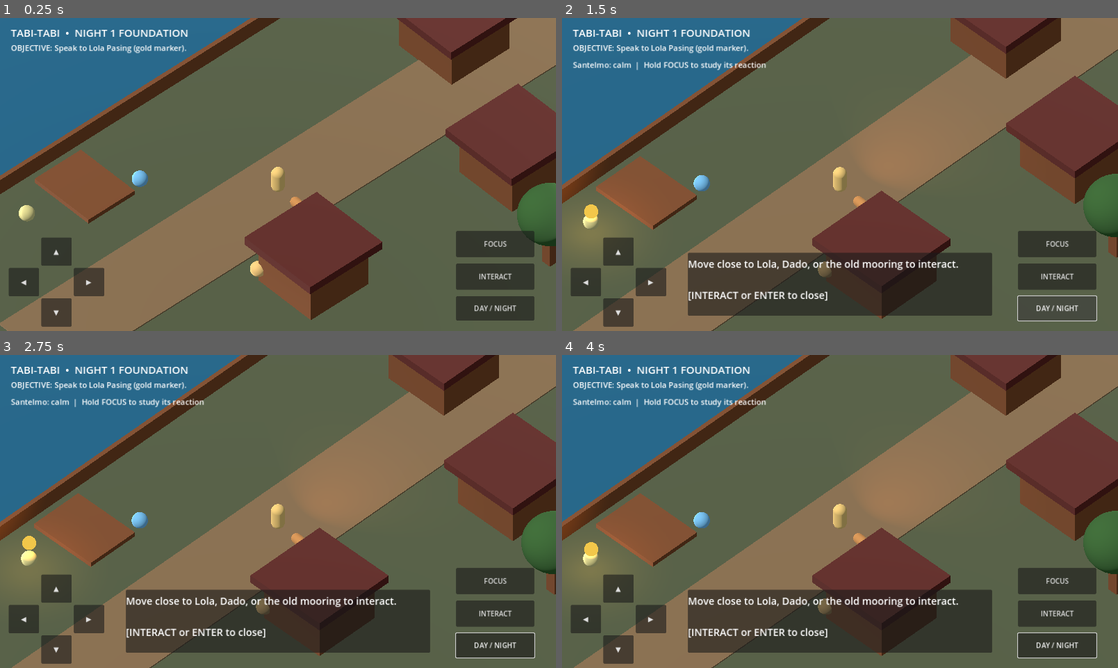
Above: before the commit, frames 1-4 (two rows, left to right).
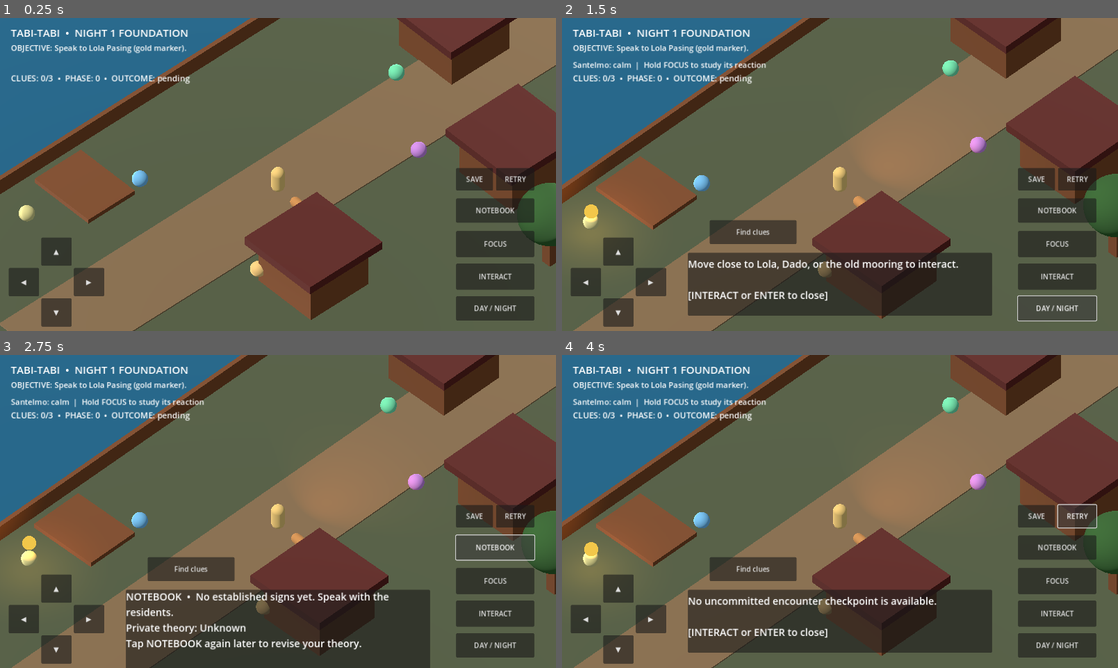
Above: after the commit, the same moments.

Repository: LokiJ07/Tabi-tabi
Game: Godot game, scene res://scenes/main.tscn
Same seed, same stepped clock (60 frames per second), same inputs: the game is played once before the commit and once after it.
Inputs (mouse positions are in pixels of both pictures, inside the frame that each line leads up to):
- Up to frame 1 (0.25 s): no input
- Up to frame 2 (1.5 s): click "INTERACT" at 0.5 s; click "DAY / NIGHT" at 1.25 s
- Up to frame 3 (2.75 s): click (494, 549) at 2 s, where only the run after the commit has a clickable "NOTEBOOK"
- Up to frame 4 (4 s): click (1034, 517) at 2.75 s, where only the run after the commit has a clickable "SAVE"; click (1079, 517) at 3.5 s, where only the run after the commit has a clickable "RETRY"

The runs differ from the first frame. In frame 1, 2.4% of the frame differs, in the area x 2-97%, y 14-66%; in frame 2, 3.6%; in frame 3, 8.0%, in the area x 2-97%, y 13-100%; in frame 4, 4.5%.

Commit message:
feat: implement Night 1 evidence and branching encounter prototype with state regression tests

Diff:
--- /dev/null
+++ b/scripts/core/save_service.gd
@@ -0,0 +1,42 @@
+extends RefCounted
+## Prototype offline persistence with schema validation and atomic replacement.
+const PATH := "user://night01_save.json"
+
+
+static func write(model: RefCounted, world_night: bool) -> bool:
+	var payload := {"schema": 1, "night": world_night, "state": model.to_dict()}
+	var temp := PATH + ".tmp"
+	var file := FileAccess.open(temp, FileAccess.WRITE)
+	if file == null:
+		return false
+	file.store_string(JSON.stringify(payload))
+	file.flush()
+	file.close()
+	# Keep the previous file until the replacement file was successfully written.
+	var absolute := ProjectSettings.globalize_path(PATH)
+	var absolute_temp := ProjectSettings.globalize_path(temp)
+	if FileAccess.file_exists(PATH):
+		var backup := absolute + ".bak"
+		DirAccess.copy_absolute(absolute, backup)
+		DirAccess.remove_absolute(absolute)
+	if DirAccess.rename_absolute(absolute_temp, absolute) != OK:
+		return false
+	return true
+
+
+static func read(model: RefCounted) -> Dictionary:
+	if not FileAccess.file_exists(PATH):
+		return {}
+	var file := FileAccess.open(PATH, FileAccess.READ)
+	if file == null:
+		return {}
+	var parsed: Variant = JSON.parse_string(file.get_as_text())
+	file.close()
+	if typeof(parsed) != TYPE_DICTIONARY:
+		return {}
+	if int(parsed.get("schema", -1)) != 1:
+		return {}
+	var raw: Variant = parsed.get("state", {})
+	if typeof(raw) != TYPE_DICTIONARY or not model.from_dict(raw):
+		return {}
+	return {"night": bool(parsed.get("night", false))}
--- a/scripts/main.gd
+++ b/scripts/main.gd
@@ -2,6 +2,8 @@
 ## G1 engine/input spike: an explorable prototype, NOT the completed Night 1.
 ## All primitive geometry is temporary and must be replaced by approved art.
 
+const NightModel = preload("res://scripts/narrative/night01_state.gd")
+const SaveService = preload("res://scripts/core/save_service.gd")
 const PLAYER_SPEED := 4.2
 const COLORS := {
 	"earth": Color(0.30, 0.33, 0.23),
@@ -11,6 +13,9 @@
 	"roof": Color(0.35, 0.15, 0.13),
 	"leaf": Color(0.20, 0.36, 0.17),
 }
+var story = NightModel.new()
+var choice_buttons: Array[Button] = []
+var stage_label: Label
 var player: CharacterBody3D
 var bantay: Node3D
 var camera: Camera3D
@@ -40,6 +45,7 @@
 	_create_camera()
 	_create_lighting()
 	_create_ui()
+	_restore_story()
 	_update_objective()
 
 
@@ -83,6 +89,7 @@
 	elapsed += delta
 	if is_night and santelmo != null:
 		_update_santelmo_reaction(delta)
+		story.alarm = light_alarm
 		santelmo.position.y = 1.7 + 0.23 * sin(elapsed * 2.7)
 		var child_light := santelmo.get_node_or_null("Glow") as OmniLight3D
 		if child_light != null:
@@ -115,6 +122,8 @@
 	_marker("LOLA", Vector3(4, 0.1, 7), Color(0.9, 0.73, 0.44))
 	_marker("DADO", Vector3(-5, 0.1, 7), Color(0.42, 0.68, 0.83))
 	_marker("MOORING", Vector3(-7, 0.1, 13), Color(0.8, 0.76, 0.49))
+	_marker("SABEL", Vector3(3, 0.1, -5), Color(0.75, 0.5, 0.8))
+	_marker("MARA", Vector3(-2, 0.1, -8), Color(0.42, 0.82, 0.61))
 
 
 func _box(name: String, pos: Vector3, size: Vector3, color: Color, solid: bool) -> Node3D:
@@ -276,6 +285,29 @@
 	_make_button(root, "FOCUS", Vector2(1050, 490), Vector2(180, 60), func(): _set_focus(true), func(): _set_focus(false))
 	_make_button(root, "INTERACT", Vector2(1050, 565), Vector2(180, 60), _interact, func(): pass)
 	_make_button(root, "DAY / NIGHT", Vector2(1050, 640), Vector2(180, 56), _toggle_night, func(): pass)
+	_make_button(root, "NOTEBOOK", Vector2(1050, 415), Vector2(180, 56), _open_notebook, func(): pass)
+	_make_button(root, "SAVE", Vector2(1050, 345), Vector2(85, 52), _save_story, func(): pass)
+	_make_button(root, "RETRY", Vector2(1142, 345), Vector2(88, 52), _retry_story, func(): pass)
+	stage_label = Label.new()
+	stage_label.position = Vector2(25, 125)
+	stage_label.add_theme_font_size_override("font_size", 19)
+	root.add_child(stage_label)
+	for i in range(3):
+		var index := i
+		var action := Button.new()
+		action.name = "Choice %d" % i
+		action.anchor_left = 0.5
+		action.anchor_right = 0.5
+		action.anchor_top = 1.0
+		action.anchor_bottom = 1.0
+		action.offset_left = -300 + i * 205
+		action.offset_right = action.offset_left + 200
+		action.offset_top = -255
+		action.offset_bottom = -200
+		action.pressed.connect(func(): _choose_story_action(index))
+		root.add_child(action)
+		choice_buttons.append(action)
+	_refresh_choices()
 	alarm_label = Label.new()
 	alarm_label.position = Vector2(25, 95)
 	alarm_label.add_theme_font_size_override("font_size", 18)
@@ -346,7 +378,7 @@
 		return
 	var closest := ""
 	var distance := 3.4
-	for key in ["LOLA", "DADO", "MOORING"]:
+	for key in ["LOLA", "DADO", "MOORING", "SABEL", "MARA"]:
 		var mark := get_node_or_null(key) as Node3D
 		if mark == null:
 			continue
@@ -357,18 +389,35 @@
 	match closest:
 		"LOLA":
 			talked_to_lola = true
+			story.seen_people["lola"] = true
 			_show_dialogue("LOLA PASING: Ayaw una isulat ang imong gituohan. Paminaw sa, dayon pangita og pamatuod.")
 		"DADO":
 			talked_to_dado = true
+			story.seen_people["dado"] = true
+			story.observe_clue("light_retreat")
 			_show_dialogue("TATAY DADO: Gamay nga kahayag. Kung akong tutokan, mosibog. Kung molingi ko, murag naghulat.")
+		"SABEL":
+			story.seen_people["sabel"] = true
+			_show_dialogue("ALING SABEL: Si Mang Celso usa ka karaang boatman. Ayaw pagsagol sa iyang ngalan sa uban nga nawala.")
+		"MARA":
+			story.seen_people["mara"] = true
+			if story.clues.has("old_mooring"):
+				story.observe_clue("boatman_name")
+				_show_dialogue("TEACHER MARA: Ang ledger nagtawag kang Mang Celso. I-compare nato ang testimonya ug lugar.")
+			else:
+				_show_dialogue("TEACHER MARA: Tan-awa ang karaang mooring una. Ang testimonya kinahanglan ikumpara.")
 		"MOORING":
+			story.observe_clue("old_mooring")
+			if story.seen_people.has("mara"):
+				story.observe_clue("boatman_name")
 			if is_night:
 				encountered_light = true
-				_show_dialogue("The river light flickers near the old mooring. It responds to sustained Focus. Full reflection puzzles and outcomes are not implemented yet.")
+				_show_dialogue("The light waits by the mooring. Observe gently, compare reflections, and honor the forgotten name.")
 			else:
 				_show_dialogue("A weathered mooring by the river. An older name seems to be missing from the record.")
 		_:
 			_show_dialogue("Move close to Lola, Dado, or the old mooring to interact.")
+	_refresh_choices()
 	_update_objective()
 
 
@@ -382,6 +431,9 @@
 
 
 func _toggle_night() -> void:
+	if story.outcome != "":
+		_show_dialogue("The next morning has begun. Your outcome is already committed; no repeat rewards.")
+		return
 	is_night = not is_night
 	lantern.light_energy = 4.5 if is_night else 0.0
 	focus_held = false
@@ -412,6 +464,7 @@
 		add_child(santelmo)
 	if santelmo != null:
 		santelmo.visible = is_night
+	_refresh_choices()
 	_update_objective()
 
 
@@ -424,5 +477,147 @@
 		objective.text = "OBJECTIVE: Inspect the old mooring, then tap DAY / NIGHT."
 	elif not encountered_light:
 		objective.text = "OBJECTIVE: Visit the old mooring at night."
+	elif story.outcome != "":
+		objective.text = "MORNING AFTER: " + story.outcome.to_upper() + " — state saved."
+	elif story.phase == 0:
+		objective.text = "Find three clues (Dado, mooring, Mara), then BEGIN at the river."
+	elif story.phase == 1:
+		objective.text = "Stage 1: Study the light; let its alarm settle, then OBSERVE."
+	elif story.phase == 2:
+		objective.text = "Stage 2: Follow the reflection that matches river current."
+	elif story.phase == 3:
+		objective.text = "Stage 3: Choose remembrance, protection, or retreat."
 	else:
-		objective.text = "REACTION SPIKE: Hold FOCUS near the light; full puzzles and outcomes are next."
+		objective.text = "Night 1 completed."
+
+
+func _refresh_choices() -> void:
+	if stage_label == null:
+		return
+	var names: Array[String] = []
+	if not is_night:
+		names = ["", "", ""]
+	elif story.phase == 0:
+		names = ["BEGIN" if story.can_begin() else "Find clues", "", ""]
+	elif story.phase == 1:
+		names = ["OBSERVE", "", "RETREAT"]
+	elif story.phase == 2:
+		names = ["Follow current", "False mirror", "RETREAT"]
+	elif story.phase == 3:
+		names = ["REMEMBER", "DRIVE AWAY", "RETREAT"]
+	else:
+		names = ["", "", ""]
+	for i in range(choice_buttons.size()):
+		choice_buttons[i].text = names[i]
+		choice_buttons[i].visible = names[i] != ""
+	stage_label.text = "CLUES: %d/3  •  PHASE: %d  •  OUTCOME: %s" % [story.clues.size(), story.phase, story.outcome if story.outcome != "" else "pending"]
+
+
+func _choose_story_action(index: int) -> void:
+	if not is_night or story.outcome != "":
+		return
+	if story.phase == 0:
+		if index == 0 and story.begin():
+			_show_dialogue("The first light rises above the old bank. Watch its response, and do not chase it into the river.")
+	elif story.phase == 1:
+		if index == 2:
+			_commit_night("partial")
+		elif index == 0:
+			if story.advance_observation():
+				_show_dialogue("The light settles. Two reflected patterns appear; only one follows the current.")
+			else:
+				_show_dialogue("The glow flares under direct Focus. Release the lamp and let the light calm.")
+	elif story.phase == 2:
+		if index == 2:
+			_commit_night("partial")
+		elif index == 0:
+			if story.choose_reflection("current_aligned"):
+				_show_dialogue("The real light drifts back to the mooring. You remember the boatman's name: Mang Celso.")
+		else:
+			story.choose_reflection("false_mirror")
+			_show_dialogue("That reflection moves against the water; try comparing it with the current.")
+	elif story.phase == 3:
+		if index == 0:
+			_commit_night("resolve")
+		elif index == 1:
+			_commit_night("drive_away")
+		elif index == 2:
+			_commit_night("partial")
+	_refresh_choices()
+	_update_objective()
+
+
+func _commit_night(result: String) -> void:
+	if result == "partial":
+		if not story.accept_partial():
+			return
+	elif not story.commit_result(result):
+		return
+	is_night = false
+	lantern.light_energy = 0
+	if santelmo != null:
+		santelmo.visible = false
+	var env_node := get_node_or_null("Environment") as WorldEnvironment
+	if env_node != null:
+		env_node.environment.background_color = Color(0.48, 0.68, 0.72)
+	var line := ""
+	match result:
+		"resolve":
+			line = "Morning: Dado says the river has gone quiet. Mang Celso is remembered."
+		"drive_away":
+			line = "Morning: the light has left, but the old mooring feels uneasy."
+		"partial":
+			line = "Morning: Lola welcomes you home. Another way to learn from the river remains."
+	_show_dialogue(line)
+	_save_story_silent()
+
+
+func _open_notebook() -> void:
+	var found: Array[String] = []
+	if story.clues.has("light_retreat"):
+		found.append("Dado reports the light retreats when stared at.")
+	if story.clues.has("old_mooring"):
+		found.append("The light returns to an old safe mooring.")
+	if story.clues.has("boatman_name"):
+		found.append("Mara's records name boatman Mang Celso.")
+	if found.is_empty():
+		found.append("No established signs yet. Speak with the residents.")
+	var hypothesis_line := "Guide gently" if story.hypothesis == "guide" else "Chase away" if story.hypothesis == "chase" else "Unknown"
+	_show_dialogue("NOTEBOOK  •  " + "\n".join(found) + "\nPrivate theory: " + hypothesis_line + "\nTap NOTEBOOK again later to revise your theory.")
+	# The theory is deliberately private and never changes social trust.
+	if story.hypothesis == "":
+		story.choose_hypothesis("chase")
+	elif story.hypothesis == "chase":
+		story.choose_hypothesis("guide")
+	else:
+		story.choose_hypothesis("chase")
+	_refresh_choices()
+
+
+func _save_story_silent() -> void:
+	SaveService.write(story, is_night)
+
+
+func _save_story() -> void:
+	_show_dialogue("Offline story state saved." if SaveService.write(story, is_night) else "Could not write the save file.")
+
+
+func _restore_story() -> void:
+	var data: Dictionary = SaveService.read(story)
+	if data.is_empty():
+		return
+	talked_to_lola = story.seen_people.has("lola")
+	talked_to_dado = story.seen_people.has("dado")
+	if bool(data.get("night", false)) and story.outcome == "":
+		_toggle_night()
+	_refresh_choices()
+
+
+func _retry_story() -> void:
+	if story.retry_from_checkpoint():
+		light_alarm = story.alarm
+		_show_dialogue("Restored the safe encounter checkpoint; no permanent resources were duplicated.")
+	else:
+		_show_dialogue("No uncommitted encounter checkpoint is available.")
+	_refresh_choices()
+	_update_objective()
--- /dev/null
+++ b/scripts/narrative/night01_state.gd
@@ -0,0 +1,137 @@
+extends RefCounted
+## Night 1 canonical outcome / evidence model.
+## No scene nodes, UI or mutable global autoload dependencies.
+
+const REQUIRED := ["light_retreat", "old_mooring", "boatman_name"]
+const RESULTS := ["resolve", "drive_away", "partial"]
+var clues: Dictionary = {}
+var hypothesis := ""
+var phase := 0
+var outcome := ""
+var committed_events: Dictionary = {}
+var seen_people: Dictionary = {}
+var alarm := 0.0
+var checkpoint: Dictionary = {}
+var revision_count := 0
+
+
+func observe_clue(id: String) -> bool:
+	if not REQUIRED.has(id) or clues.has(id):
+		return false
+	clues[id] = true
+	return true
+
+
+func choose_hypothesis(value: String) -> void:
+	if hypothesis != "" and hypothesis != value:
+		revision_count += 1
+	hypothesis = value
+
+
+func has_complete_evidence() -> bool:
+	for id in REQUIRED:
+		if not clues.has(id):
+			return false
+	return true
+
+
+func can_begin() -> bool:
+	return outcome == "" and phase == 0 and has_complete_evidence()
+
+
+func begin() -> bool:
+	if not can_begin():
+		return false
+	phase = 1
+	checkpoint = to_dict()
+	return true
+
+
+func advance_observation() -> bool:
+	if phase != 1:
+		return false
+	# Releasing sustained direct light leaves the spirit calm enough to observe.
+	if alarm > 0.45:
+		return false
+	phase = 2
+	checkpoint = to_dict()
+	return true
+
+
+func choose_reflection(id: String) -> bool:
+	if phase != 2:
+		return false
+	if id != "current_aligned":
+		alarm = minf(1.0, alarm + 0.22)
+		return false
+	phase = 3
+	checkpoint = to_dict()
+	return true
+
+
+func commit_result(result: String) -> bool:
+	if phase != 3 or outcome != "" or not RESULTS.has(result):
+		return false
+	outcome = result
+	committed_events["n1_santelmo_" + result] = true
+	phase = 4
+	return true
+
+
+func accept_partial() -> bool:
+	# A safe exit is explicitly available from any encounter phase.
+	if phase < 1 or phase > 3:
+		return false
+	phase = 3
+	return commit_result("partial")
+
+
+func retry_from_checkpoint() -> bool:
+	if checkpoint.is_empty() or outcome != "":
+		return false
+	var saved: Dictionary = checkpoint.duplicate(true)
+	from_dict(saved)
+	return true
+
+
+func to_dict() -> Dictionary:
+	return {
+		"schema": 1,
+		"clues": clues.duplicate(true),
+		"hypothesis": hypothesis,
+		"phase": phase,
+		"outcome": outcome,
+		"committed_events": committed_events.duplicate(true),
+		"seen_people": seen_people.duplicate(true),
+		"alarm": alarm,
+		"revision_count": revision_count
+	}
+
+
+func from_dict(raw: Dictionary) -> bool:
+	if int(raw.get("schema", -1)) != 1:
+		return false
+	var restored_phase := int(raw.get("phase", -1))
+	var restored_result := str(raw.get("outcome", ""))
+	if restored_phase < 0 or restored_phase > 4:
+		return false
+	if restored_result != "" and not RESULTS.has(restored_result):
+		return false
+	if restored_result != "" and restored_phase != 4:
+		return false
+	var input_clues: Dictionary = raw.get("clues", {})
+	clues.clear()
+	for id in REQUIRED:
+		if input_clues.get(id, false) == true:
+			clues[id] = true
+	hypothesis = str(raw.get("hypothesis", ""))
+	phase = restored_phase
+	outcome = restored_result
+	committed_events = {}
+	if outcome != "":
+		committed_events["n1_santelmo_" + outcome] = true
+	seen_people = raw.get("seen_people", {}).duplicate(true)
+	alarm = clampf(float(raw.get("alarm", 0)), 0.0, 1.0)
+	revision_count = maxi(0, int(raw.get("revision_count", 0)))
+	checkpoint = {}
+	return true
--- /dev/null
+++ b/tests/night01_state_test.gd
@@ -0,0 +1,60 @@
+extends SceneTree
+
+const NightModel = preload("res://scripts/narrative/night01_state.gd")
+var failures := 0
+
+
+func _initialize() -> void:
+	call_deferred("run_tests")
+
+
+func check(value: bool, name: String) -> void:
+	if not value:
+		failures += 1
+		printerr("FAILED: " + name)
+
+
+func run_tests() -> void:
+	var m = NightModel.new()
+	check(not m.can_begin(), "cannot start without clues")
+	check(m.observe_clue("light_retreat"), "first clue")
+	check(not m.observe_clue("light_retreat"), "duplicate clue ignored")
+	check(m.observe_clue("old_mooring"), "second clue")
+	check(m.observe_clue("boatman_name"), "third clue")
+	check(m.has_complete_evidence(), "three kinds of evidence")
+	m.choose_hypothesis("attack")
+	m.choose_hypothesis("guide")
+	check(m.revision_count == 1, "revising hypothesis allowed")
+	check(m.begin(), "begin encounter")
+	check(not m.begin(), "cannot start twice")
+	m.alarm = 0.8
+	check(not m.advance_observation(), "high alarm blocks approach")
+	m.alarm = 0.2
+	check(m.advance_observation(), "calm observation advances")
+	check(not m.choose_reflection("false_mirror"), "false reflection deterministic")
+	check(m.choose_reflection("current_aligned"), "correct reflection")
+	check(m.commit_result("resolve"), "resolve commit")
+	check(not m.commit_result("drive_away"), "outcome cannot be overwritten")
+	check(m.committed_events.size() == 1, "single canonical outcome")
+	check(not m.retry_from_checkpoint(), "cannot retry committed outcome")
+	var restored = NightModel.new()
+	check(restored.from_dict(m.to_dict()), "restore save")
+	check(restored.outcome == "resolve", "saved outcome persists")
+	check(restored.committed_events.size() == 1, "no duplicate events")
+	check(not restored.commit_result("partial"), "cannot duplicate outcome after load")
+	var second = NightModel.new()
+	for clue in NightModel.REQUIRED:
+		second.observe_clue(clue)
+	second.begin()
+	check(second.accept_partial(), "partial is safe exit")
+	check(second.outcome == "partial", "partial committed")
+	var third = NightModel.new()
+	for clue in NightModel.REQUIRED:
+		third.observe_clue(clue)
+	third.begin()
+	third.advance_observation()
+	third.choose_reflection("current_aligned")
+	check(third.commit_result("drive_away"), "drive away available")
+	check(not third.from_dict({"schema": 42}), "reject incompatible schema")
+	print("Night 1 model tests: ", "PASS" if failures == 0 else str(failures) + " failures")
+	quit(0 if failures == 0 else 1)
Not shown, added: docs/NIGHT01_SYSTEMS_STATUS.md
